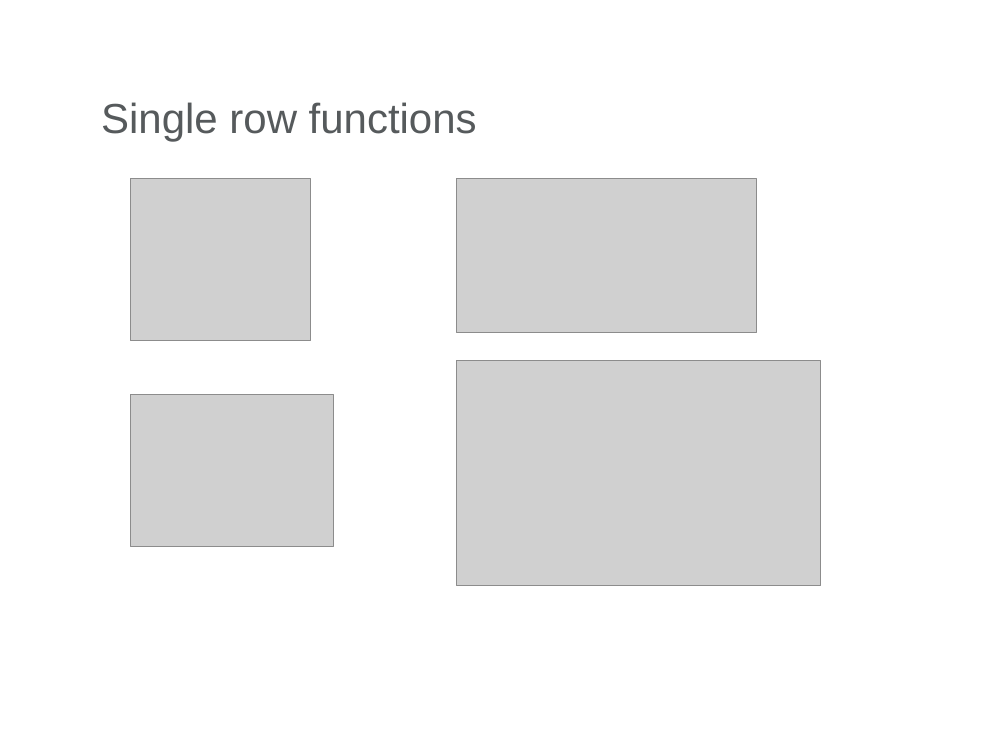
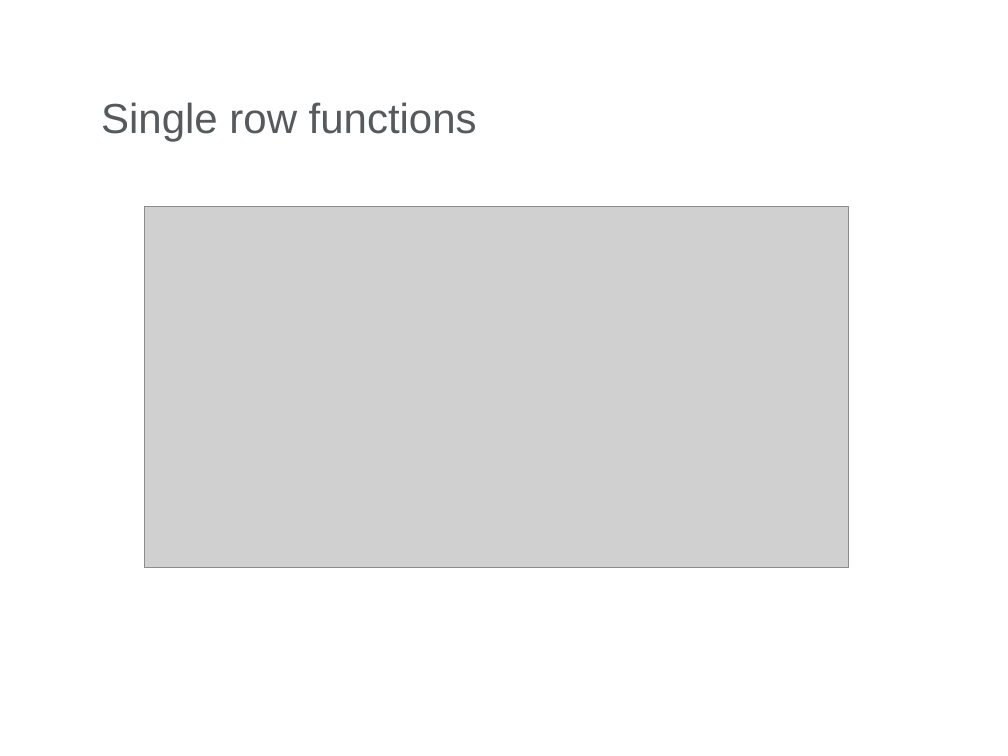
Before and after one commit to radu-duca/JavaDocs, a slide deck: slide 39 of SQL/Prezentare_Workshop/SQL Presentation.pptx (slide 40 before the commit). Drawn at 1008x756 pixels with LibreOffice and Linux fonts; fonts in the diff are those of the drawing; grey boxes stand for pictures; background and template pictures are left out. Boxes give left, top, right and bottom in pixels: in the first picture for what was removed or moved away, otherwise in the second. Text is boxed around its words. In the diff, an @@ line names an element or a change of style, - is before the commit and + after.

```diff
--- a/SQL/Prezentare_Workshop/SQL Presentation.pptx
+++ b/SQL/Prezentare_Workshop/SQL Presentation.pptx
@@ picture removed at (x1=130, y1=178, x2=310, y2=341) @@
@@ picture resized from (x1=457, y1=178, x2=756, y2=332) to (x1=144, y1=207, x2=849, y2=568) @@
@@ picture removed at (x1=457, y1=360, x2=822, y2=586) @@
@@ picture removed at (x1=130, y1=394, x2=333, y2=546) @@
```
Also in this commit, not shown: 9 other slides changed, 2 slides added, 2 slides removed, 2 other files.
